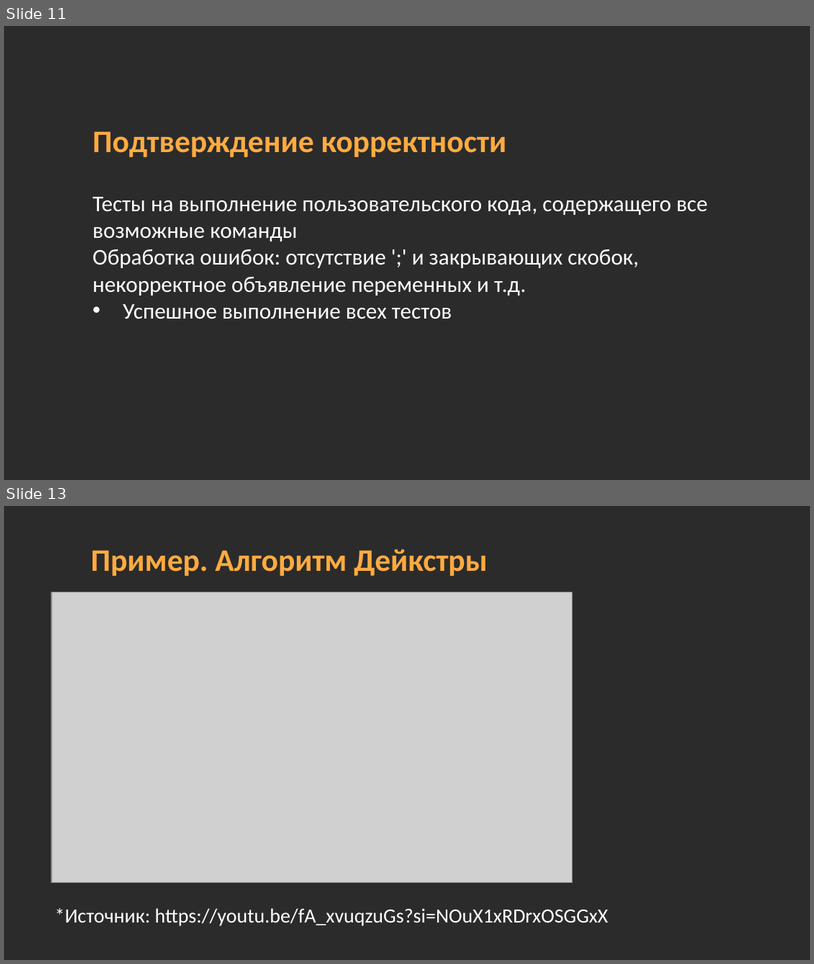
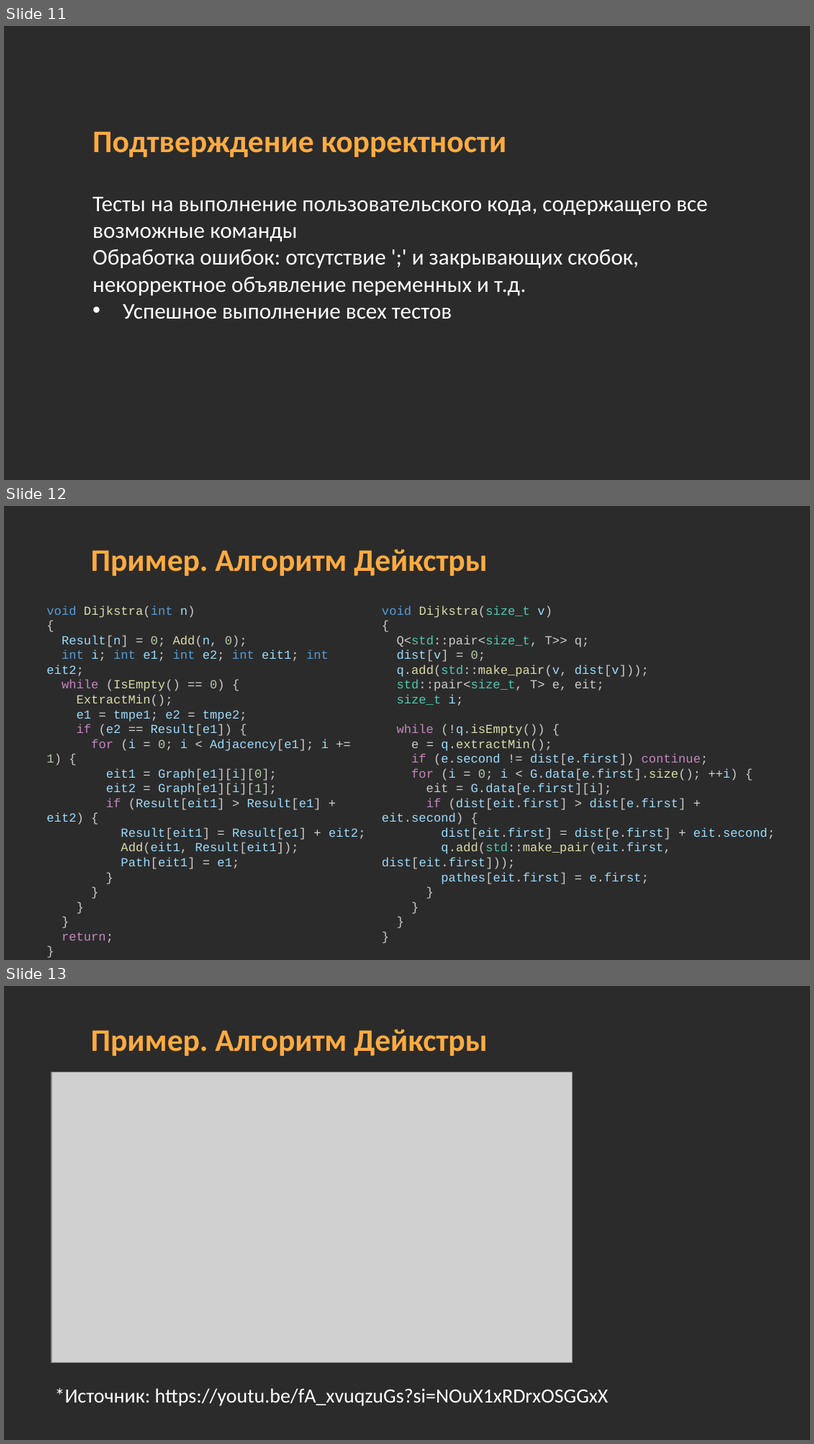
Before and after one commit to midnsun/mp2-2024-lab7-interpretator, a slide deck: Презентация_лабораторная_Интерпретатор_Загрядсков_Максим_Болтенков_Станислав_3823Б1ПМ1_1.pptx. Shown one above the other, each under a label of ours: slides 11 and 13 before the commit, slides 11, 12 and 13 after it; the slides between them are not shown. The pictures are 814x964 and 814x1444 pixels, drawn with LibreOffice and Linux fonts; fonts in the diff are those of the drawing; grey boxes stand for pictures; background and template pictures are left out; a plain dark background stands for a picture behind light text. Boxes give left, top, right and bottom in pixels: in the first picture for what was removed or moved away, otherwise in the second. Text is boxed around its words. In the diff, an @@ line names an element or a change of style, - is before the commit and + after.

```diff
--- a/Презентация_лабораторная_Интерпретатор_Загрядсков_Максим_Болтенков_Станислав_3823Б1ПМ1_1.pptx
+++ b/Презентация_лабораторная_Интерпретатор_Загрядсков_Максим_Болтенков_Станислав_3823Б1ПМ1_1.pptx
@@ slide 12 added at (4, 506, 810, 960), background picture (left out) @@
@@ text added at (91, 549, 487, 576), 28 pt, text #FFAB40, bold @@
+Пример. Алгоритм Дейкстры
@@ text added at (46, 605, 365, 942), 11 pt, text #9CDCFE @@
+void Dijkstra(int n)
+{
+Result[n] = 0; Add(n, 0);
+int i; int e1; int e2; int eit1; int eit2;
+while (IsEmpty() == 0) {
+ExtractMin();
+e1 = tmpe1; e2 = tmpe2;
+if (e2 == Result[e1]) {
+for (i = 0; i < Adjacency[e1]; i += 1) {
+eit1 = Graph[e1][i][0];
+eit2 = Graph[e1][i][1];
+if (Result[eit1] > Result[e1] + eit2) {
+Result[eit1] = Result[e1] + eit2;
+Add(eit1, Result[eit1]);
+Path[eit1] = e1;
+}
+}
+}
+}
+return;
+}
@@ text added at (382, 605, 775, 884), 11 pt, text #9CDCFE @@
+void Dijkstra(size_t v)
+{
+Q<std::pair<size_t, T>> q;
+dist[v] = 0;
+q.add(std::make_pair(v, dist[v]));
+std::pair<size_t, T> e, eit;
+size_t i;
+while (!q.isEmpty()) {
+e = q.extractMin();
+if (e.second != dist[e.first]) continue;
+for (i = 0; i < G.data[e.first].size(); ++i) {
+eit = G.data[e.first][i];
+if (dist[eit.first] > dist[e.first] + eit.second) {
+dist[eit.first] = dist[e.first] + eit.second;
+q.add(std::make_pair(eit.first, dist[eit.first]));
+pathes[eit.first] = e.first;
+}
+}
+}
+}
```
Also in this commit, not shown: 2 slides changed, 1 slide removed.
